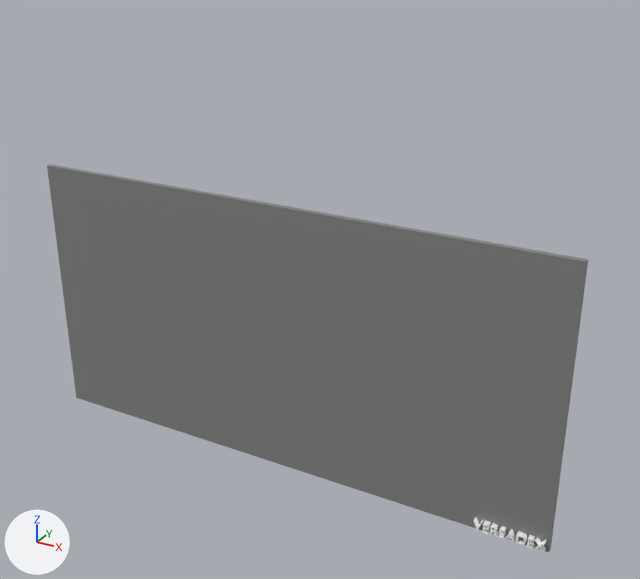
Two versions of the glTF model dcl-poster/models/rectangular_poster.glb, one commit apart.
Both versions are drawn from a camera (50 mm lens) standing at (1.45, -2.35, 1.41) and looking at (0.13, 0.05, 0.21). The lights are fixed; the arrows at lower left show +X, +Y and +Z. Objects named as collision shapes, trigger or cutter boxes, shadow casters or lower levels of detail are left out. Where no turn or scale is listed for an object, it has been applied to the vertices.

Names of what the first picture shows: 'Cube', 'Text'.
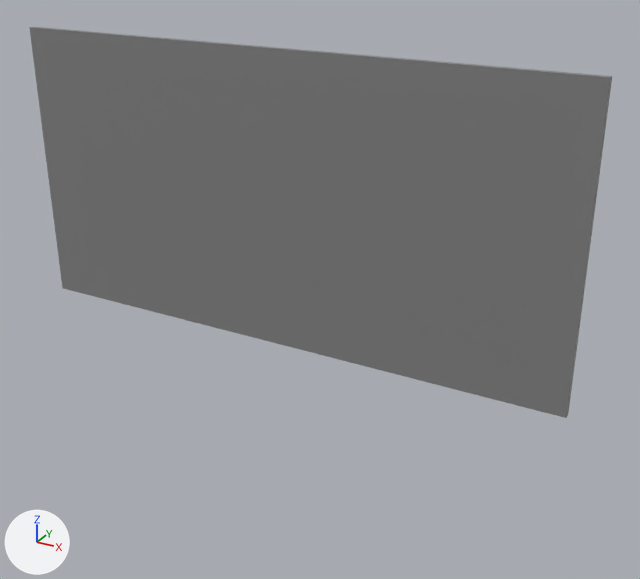
Location of each change, (x1, y1, x2, y2) in pixels of the pictures (640 x 579 px):
'Cube', moved: before (47, 165, 588, 552); after (29, 27, 612, 418)
'Text', recoloured, moved, rescaled (not visible afterwards): before (473, 517, 547, 552)

The change, as a list of edits to the scene's bpy script:
```text
Change mat_material_001:
    mat_material_001.base_color: (1.0, 1.0, 1.0) -> (0.227, 0.227, 0.227)  # white #ffffff -> grey #838383
Change me_cube:
    where me_cube.from_pydata(...)  # 8 vertices, 12 faces; spans x -1.0..1.0, y -1.0..1.0, z -1.0..1.0
    remove me_cube.materials.append(mat_material)  # grey #838383
    add me_cube.materials.append(mat_material_001)  # grey #838383
Change ob_cube:
    ob_cube.location: (0.0, 0.0, 0.0) -> (0.0, 0.0, 0.5)
Change ob_text:
    add ob_text.parent = ob_cube
    ob_text.location: (0.75, -0.0204, -0.49) -> (0.95, 2.123, -0.95)
    ob_text.scale: (1.0, 1.0, 1.0) -> (-1.0, 1.0, 25.0)
```
